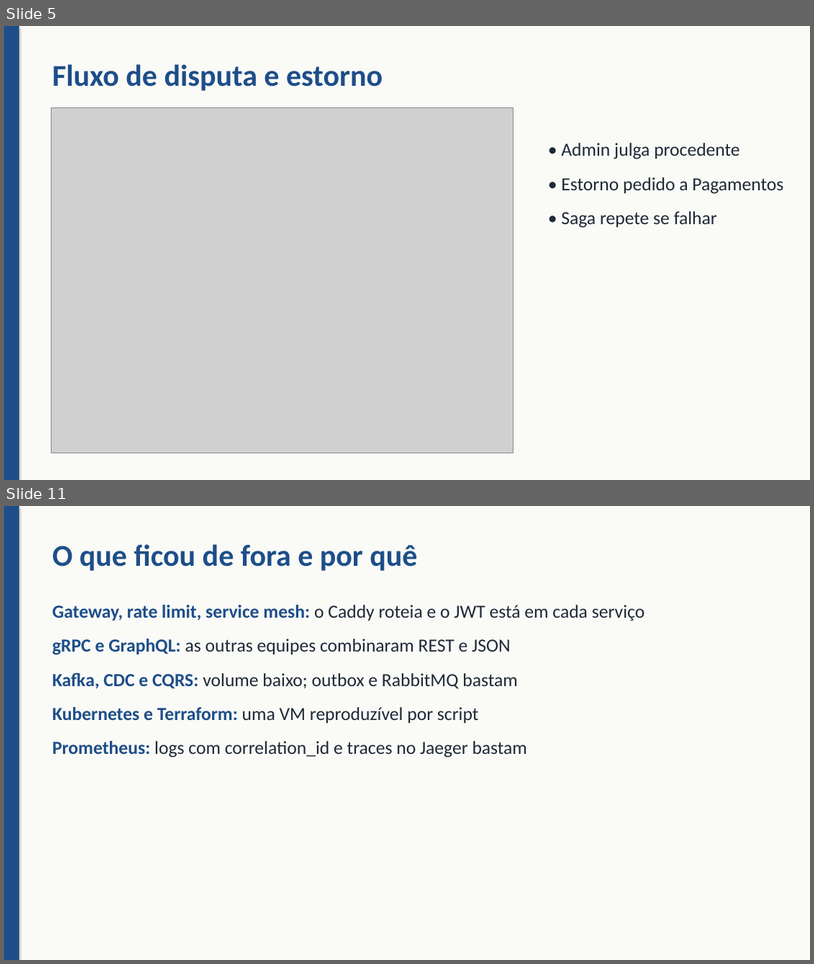
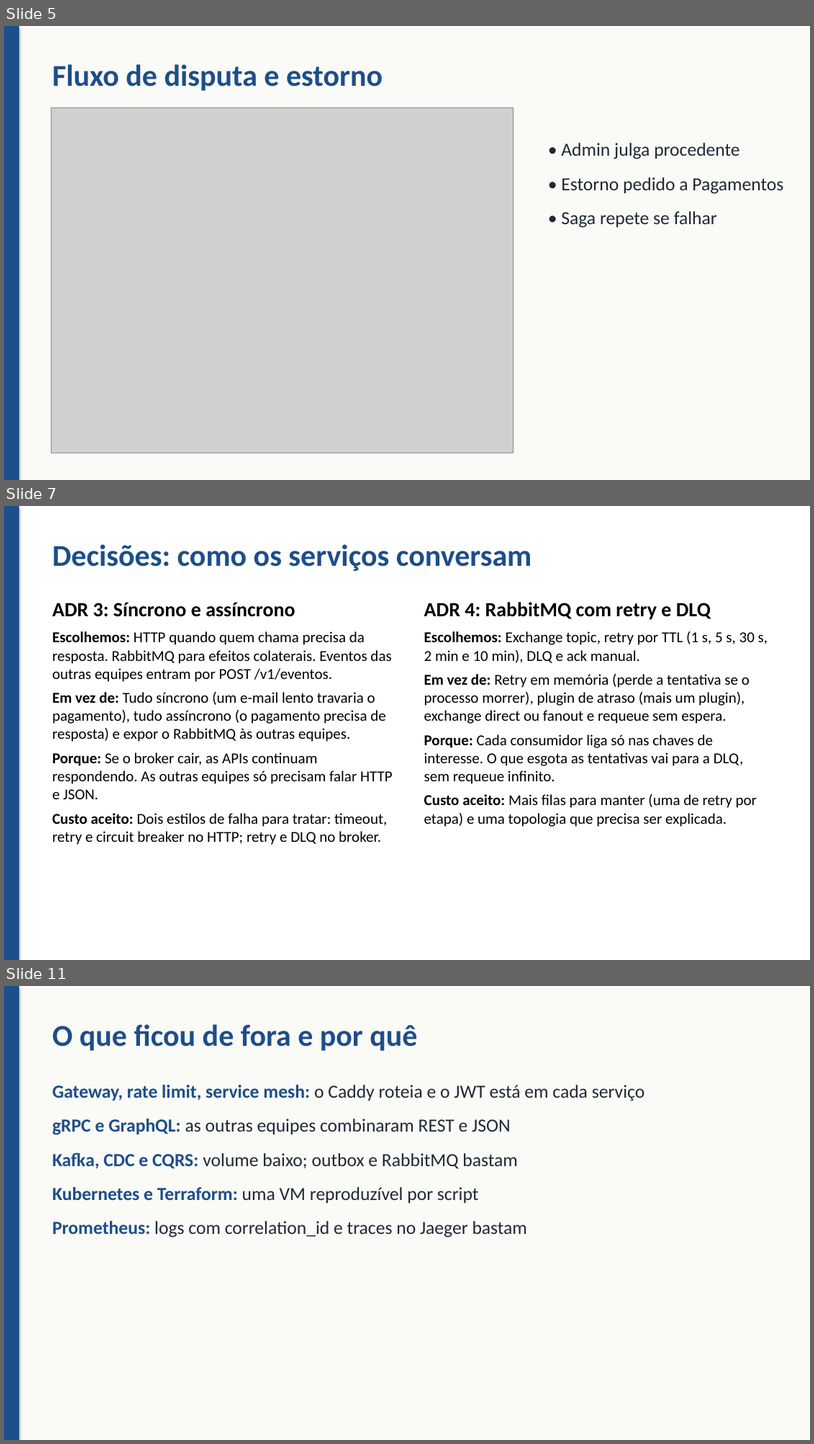
Before and after one commit to OcimarSchroederJR/delivery-financeiro, a slide deck: docs/apresentacao/apresentacao.pptx. Shown one above the other, each under a label of ours: slides 5 and 11 before the commit, slides 5, 7 and 11 after it; the slides between them are not shown. The pictures are 814x964 and 814x1444 pixels, drawn with LibreOffice and Linux fonts; fonts in the diff are those of the drawing; grey boxes stand for pictures. Boxes give left, top, right and bottom in pixels: in the first picture for what was removed or moved away, otherwise in the second. Text is boxed around its words. In the diff, an @@ line names an element or a change of style, - is before the commit and + after.

Commit message:
docs(apresentacao): detalha as decisões e os trade-offs em cinco slides
Cada decisão mostra o que escolhemos, as alternativas descartadas, o motivo e o custo aceito, com a fala nas notas. 'O que ficou de fora' passa a vir logo depois.

```diff
--- a/docs/apresentacao/apresentacao.pptx
+++ b/docs/apresentacao/apresentacao.pptx
@@ slide 7 added at [4, 506, 810, 960], background #FFFFFF @@
@@ rectangle added at [4, 506, 19, 960], fill #1D4E89 @@
@@ text added at [52, 544, 532, 571], 36 pt, text #1D4E89, bold @@
+Decisões: como os serviços conversam
@@ text added at [52, 602, 393, 844], 18 pt, text #000000 @@
+ADR 3: Síncrono e assíncrono
+Escolhemos: HTTP quando quem chama precisa da resposta. RabbitMQ para efeitos colaterais. Eventos das outras equipes entram por POST /v1/eventos.
+Em vez de: Tudo síncrono (um e-mail lento travaria o pagamento), tudo assíncrono (o pagamento precisa de resposta) e expor o RabbitMQ às outras equipes.
+Porque: Se o broker cair, as APIs continuam respondendo. As outras equipes só precisam falar HTTP e JSON.
+Custo aceito: Dois estilos de falha para tratar: timeout, retry e circuit breaker no HTTP; retry e DLQ no broker.
@@ text added at [424, 602, 768, 826], 18 pt, text #000000 @@
+ADR 4: RabbitMQ com retry e DLQ
+Escolhemos: Exchange topic, retry por TTL (1 s, 5 s, 30 s, 2 min e 10 min), DLQ e ack manual.
+Em vez de: Retry em memória (perde a tentativa se o processo morrer), plugin de atraso (mais um plugin), exchange direct ou fanout e requeue sem espera.
+Porque: Cada consumidor liga só nas chaves de interesse. O que esgota as tentativas vai para a DLQ, sem requeue infinito.
+Custo aceito: Mais filas para manter (uma de retry por etapa) e uma topologia que precisa ser explicada.
```
Also in this commit, not shown: 4 other slides added, 2 slides removed.
